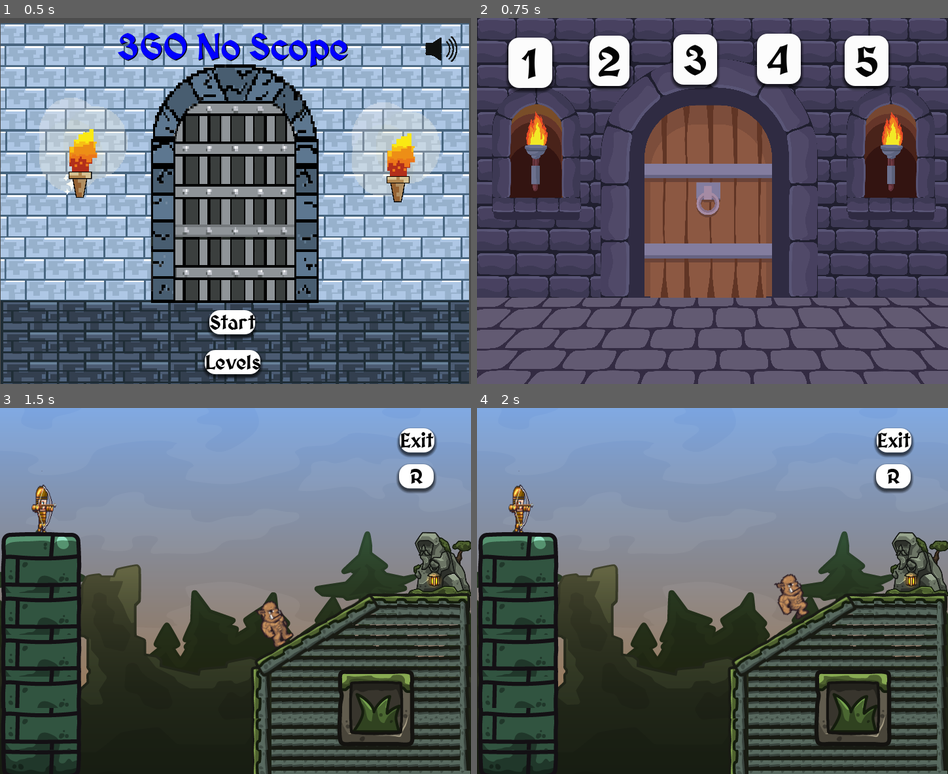
Above: before the commit, frames 1-4 (two rows, left to right).
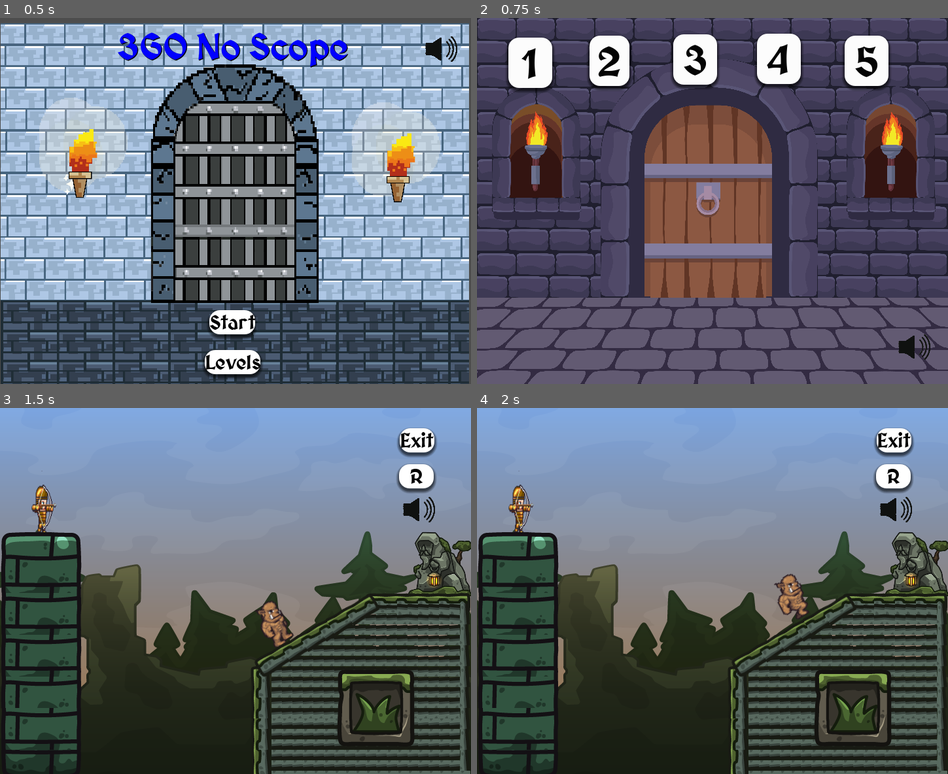
Above: after the commit, the same moments.

Repository: Vysubs28/360-No-Scope
Game: Godot game, scene res://Menu/main_menu.tscn
Same seed, same stepped clock (60 frames per second), same inputs: the game is played once before the commit and once after it.
Inputs:
- Up to frame 1 (0.5 s): no input
- Up to frame 2 (0.75 s): click "Levels" at 0.5 s
- Up to frame 3 (1.5 s): click "2" at 1.25 s
- Up to frame 4 (2 s): no input

Frame 1 is identical in both runs. In frame 2, 0.2% of the frame differs, in the area x 89-97%, y 86-94%; in frame 3, 0.2%, in the area x 85-93%, y 24-32%; in frame 4, 0.2%.

Commit message:
Mute button fix

Diff:
--- a/Level/Level 2/Level2.tscn
+++ b/Level/Level 2/Level2.tscn
@@ -16,6 +16,7 @@
 [ext_resource type="PackedScene" uid="uid://4pwgg6o8o7u0" path="res://Assets/Rockstar Studios/Enemies/trap_1.tscn" id="9_pfwbr"]
 [ext_resource type="AudioStream" uid="uid://qy56fmjgfqem" path="res://LevelMenu/super-mario-64-yahoo-sound.mp3" id="12_tbb77"]
 [ext_resource type="PackedScene" uid="uid://du5ik1rnit0it" path="res://Test_Character/Character/end_collision.tscn" id="14_xn3ch"]
+[ext_resource type="PackedScene" uid="uid://bdvlxsnaf02ga" path="res://Menu/mute_button.tscn" id="17_5eara"]
 
 [sub_resource type="TileSetAtlasSource" id="TileSetAtlasSource_nvntn"]
 texture = ExtResource("5_4fjv5")
@@ -338,6 +339,12 @@
 text = "R
 "
 
+[node name="Mute_Button" parent="." instance=ExtResource("17_5eara")]
+offset_left = 649.0
+offset_top = 119.0
+offset_right = 704.0
+offset_bottom = 162.0
+
 [connection signal="enemy_died" from="TextureRect/Enemy1" to="." method="_on_enemy_1_enemy_died"]
 [connection signal="shoot" from="MC2" to="." method="_on_mc_2_shoot"]
 [connection signal="enemy_died" from="Enemy2" to="." method="_on_enemy_2_enemy_died"]
--- a/Level/Level 3/Level4.tscn
+++ b/Level/Level 3/Level4.tscn
@@ -21,6 +21,7 @@
 [ext_resource type="Texture2D" uid="uid://d17gy7ejfgngq" path="res://Assets/Rockstar Studios/Medieval Ruins Cartoon/PNG/Environment/Lion_Bas_Relief.png" id="16_gcjn8"]
 [ext_resource type="PackedScene" uid="uid://4pwgg6o8o7u0" path="res://Assets/Rockstar Studios/Enemies/trap_1.tscn" id="20_p0aai"]
 [ext_resource type="PackedScene" uid="uid://du5ik1rnit0it" path="res://Test_Character/Character/end_collision.tscn" id="21_aijfo"]
+[ext_resource type="PackedScene" uid="uid://bdvlxsnaf02ga" path="res://Menu/mute_button.tscn" id="22_sfevp"]
 
 [sub_resource type="RectangleShape2D" id="RectangleShape2D_pbi0u"]
 size = Vector2(128, 336)
@@ -1077,6 +1078,12 @@
 [node name="Area2D" parent="." instance=ExtResource("21_aijfo")]
 position = Vector2(38, -165)
 
+[node name="Mute_Button" parent="." instance=ExtResource("22_sfevp")]
+offset_left = 645.0
+offset_top = -30.0
+offset_right = 700.0
+offset_bottom = 13.0
+
 [connection signal="shoot" from="MC" to="." method="_on_mc_shoot"]
 [connection signal="pressed" from="exit" to="." method="_on_exit_pressed"]
 [connection signal="pressed" from="restart" to="." method="_on_restart_pressed"]
--- a/Level/Level 3/level4.gd
+++ b/Level/Level 3/level4.gd
@@ -23,6 +23,6 @@
 	var player = get_node("MC")
 	if player:
 		player.fly()
-		#get_tree().change_scene_to_file("res://LevelMenu/NextLevel4.tscn")
+
 	else:
 		print("found an error")
--- a/LevelMenu/LevelMenu.tscn
+++ b/LevelMenu/LevelMenu.tscn
@@ -1,9 +1,10 @@
-[gd_scene load_steps=13 format=3 uid="uid://bp37jjmu7v8w4"]
+[gd_scene load_steps=14 format=3 uid="uid://bp37jjmu7v8w4"]
 
 [ext_resource type="Script" path="res://LevelMenu/LevelMenu.gd" id="1_fgpqf"]
 [ext_resource type="Texture2D" uid="uid://cnvb2fs42ujhx" path="res://LevelMenu/LevelPic.jpg" id="2_4d07r"]
 [ext_resource type="AudioStream" uid="uid://ms67ekleafmo" path="res://Assets/Rockstar Studios/Music Asset For Medieval Theme/Game Background Music.mp3" id="2_wwurb"]
 [ext_resource type="FontFile" uid="uid://bf3ftd102gqik" path="res://Menu/MedievalSharp-Bold.ttf" id="3_qb871"]
+[ext_resource type="PackedScene" uid="uid://bdvlxsnaf02ga" path="res://Menu/mute_button.tscn" id="5_ym0n6"]
 
 [sub_resource type="StyleBoxTexture" id="StyleBoxTexture_3qpow"]
 texture = ExtResource("2_4d07r")
@@ -172,6 +173,13 @@
 theme_override_styles/focus = SubResource("StyleBoxEmpty_eu0yv")
 text = "5"
 
+[node name="Mute_Button" parent="." instance=ExtResource("5_ym0n6")]
+layout_mode = 0
+offset_left = 641.0
+offset_top = 482.0
+offset_right = 696.0
+offset_bottom = 525.0
+
 [connection signal="pressed" from="Level1" to="." method="_on_level_1_pressed"]
 [connection signal="pressed" from="Level2" to="." method="_on_level_2_pressed"]
 [connection signal="pressed" from="Level3" to="." method="_on_level_3_pressed"]
--- a/Menu/main_menu.tscn
+++ b/Menu/main_menu.tscn
@@ -1,12 +1,10 @@
-[gd_scene load_steps=16 format=3 uid="uid://bmk4o2mugnncj"]
+[gd_scene load_steps=14 format=3 uid="uid://bmk4o2mugnncj"]
 
 [ext_resource type="Script" path="res://Menu/main_menu.gd" id="1_h03hl"]
 [ext_resource type="FontFile" uid="uid://bf3ftd102gqik" path="res://Menu/MedievalSharp-Bold.ttf" id="2_n8nf8"]
 [ext_resource type="Texture2D" uid="uid://b3uivv16pkg3m" path="res://Menu/Medieval.jpg" id="2_q053n"]
 [ext_resource type="AudioStream" uid="uid://ms67ekleafmo" path="res://Assets/Rockstar Studios/Music Asset For Medieval Theme/Game Background Music.mp3" id="4_650t0"]
-[ext_resource type="Texture2D" uid="uid://p38tu8cbga8n" path="res://Assets/Rockstar Studios/Music Asset For Medieval Theme/audio_on_try7.png" id="5_sorsq"]
-[ext_resource type="Texture2D" uid="uid://bnj8k4wbg3x1v" path="res://Assets/Rockstar Studios/Music Asset For Medieval Theme/audio_off_try7.PNG" id="6_3c32t"]
-[ext_resource type="Script" path="res://Menu/Mute_Button.gd" id="7_ykbcv"]
+[ext_resource type="PackedScene" uid="uid://bdvlxsnaf02ga" path="res://Menu/mute_button.tscn" id="5_mbyrh"]
 
 [sub_resource type="StyleBoxTexture" id="StyleBoxTexture_dnta0"]
 texture = ExtResource("2_q053n")
@@ -142,16 +140,7 @@
 stream = ExtResource("4_650t0")
 autoplay = true
 
-[node name="Mute_Button" type="TextureButton" parent="."]
-offset_left = 88.0
-offset_top = -266.0
-offset_right = 143.0
-offset_bottom = -223.0
-toggle_mode = true
-texture_normal = ExtResource("5_sorsq")
-texture_pressed = ExtResource("6_3c32t")
-script = ExtResource("7_ykbcv")
+[node name="Mute_Button" parent="." instance=ExtResource("5_mbyrh")]
 
 [connection signal="pressed" from="VBoxContainer/start" to="." method="_on_start_pressed"]
 [connection signal="pressed" from="VBoxContainer/levels" to="." method="_on_levels_pressed"]
-[connection signal="pressed" from="Mute_Button" to="Mute_Button" method="_on_pressed"]
--- /dev/null
+++ b/Menu/mute_button.tscn
@@ -0,0 +1,18 @@
+[gd_scene load_steps=4 format=3 uid="uid://bdvlxsnaf02ga"]
+
+[ext_resource type="Texture2D" uid="uid://p38tu8cbga8n" path="res://Assets/Rockstar Studios/Music Asset For Medieval Theme/audio_on_try7.png" id="1_5g7b4"]
+[ext_resource type="Texture2D" uid="uid://bnj8k4wbg3x1v" path="res://Assets/Rockstar Studios/Music Asset For Medieval Theme/audio_off_try7.PNG" id="2_pqww3"]
+[ext_resource type="Script" path="res://Menu/Mute_Button.gd" id="3_1g5c1"]
+
+[node name="Mute_Button" type="TextureButton"]
+offset_left = 88.0
+offset_top = -266.0
+offset_right = 143.0
+offset_bottom = -223.0
+focus_mode = 0
+toggle_mode = true
+texture_normal = ExtResource("1_5g7b4")
+texture_pressed = ExtResource("2_pqww3")
+script = ExtResource("3_1g5c1")
+
+[connection signal="pressed" from="." to="." method="_on_pressed"]
--- a/Test_Character/Character/Movement.gd
+++ b/Test_Character/Character/Movement.gd
@@ -9,6 +9,7 @@
 @onready var sfx_jump = $sfx_jump
 @onready var sfx_bow = $sfx_bow
 @onready var whaoo = $whaoo
+@onready var audio_button = get_parent().get_node("Mute_Button")
 
 # Get the gravity from the project settings to be synced with RigidBody nodes.
 var gravity = ProjectSettings.get_setting("physics/2d/default_gravity")
@@ -19,15 +20,19 @@
 var dead : bool = false
 var flying : bool = false
 var whaoos : bool = false
-
+var music_bus = AudioServer.get_bus_index("Master")
 signal shoot(pos: Vector2)
 
 func restart():
 	get_tree().reload_current_scene()
 
 func _physics_process(delta):
+	if(not audio_button.button_pressed && AudioServer.is_bus_mute(music_bus)):
+		audio_button.button_pressed = !audio_button.button_pressed
 	if(Input.is_action_just_released("restart")):
 		restart()
+	if(Input.is_action_just_released("mute")):
+		mute()
 	if (not dead):# Add the gravity.
 		if(not flying):
 			if not is_on_floor():
@@ -109,3 +114,9 @@
 		if whaoos == false:
 			whaoo.play()
 			whaoos = true
+
+
+func mute():
+	if(audio_button):
+		audio_button.emit_signal("pressed")
+		audio_button.button_pressed = !audio_button.button_pressed
--- a/project.godot
+++ b/project.godot
@@ -52,6 +52,11 @@
 "events": [Object(InputEventKey,"resource_local_to_scene":false,"resource_name":"","device":-1,"window_id":0,"alt_pressed":false,"shift_pressed":false,"ctrl_pressed":false,"meta_pressed":false,"pressed":false,"keycode":0,"physical_keycode":82,"key_label":0,"unicode":114,"echo":false,"script":null)
 ]
 }
+mute={
+"deadzone": 0.5,
+"events": [Object(InputEventKey,"resource_local_to_scene":false,"resource_name":"","device":-1,"window_id":0,"alt_pressed":false,"shift_pressed":false,"ctrl_pressed":false,"meta_pressed":false,"pressed":false,"keycode":0,"physical_keycode":77,"key_label":0,"unicode":109,"echo":false,"script":null)
+]
+}
 
 [layer_names]
 
Not shown: 1 places in Level/Level 2/Level2.tscn that only renumber resources
Not shown, changed: Level/Level 3/Level3.tscn
Not shown: 1 places in Level/Level 3/Level4.tscn that only renumber resources
Not shown, changed: Level/level1.tscn
